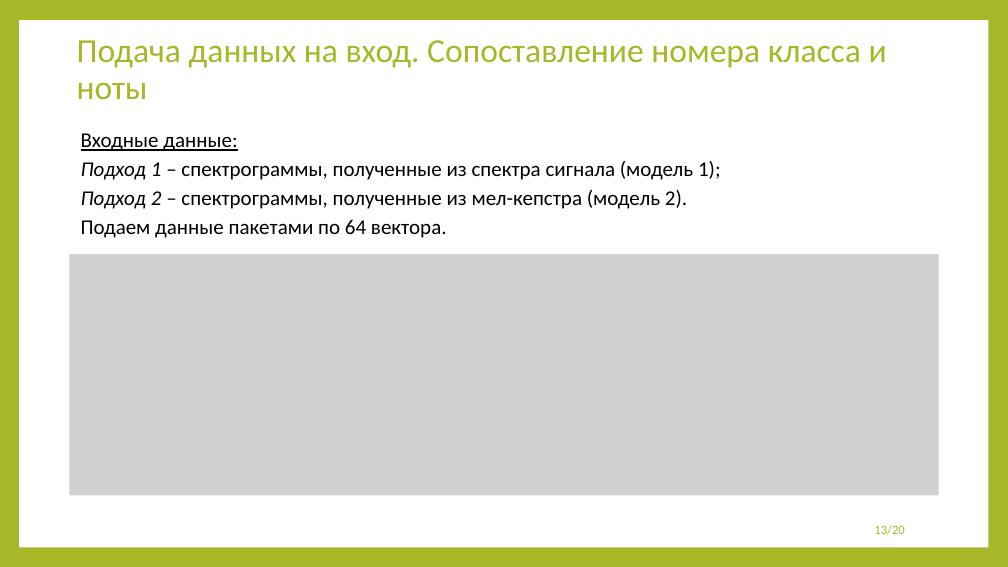
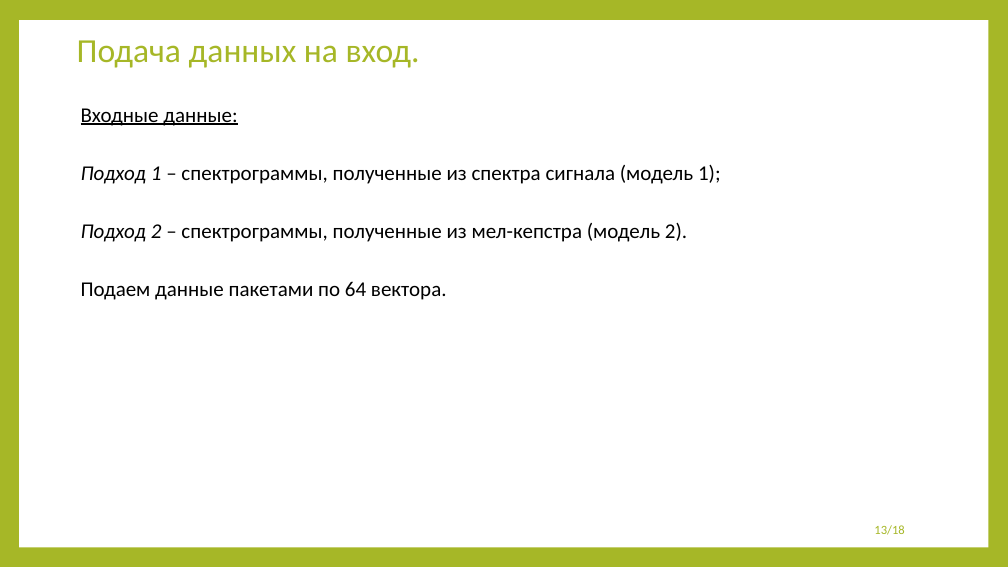
Before and after one commit to 13Fire13nyu/MasterDegree, a slide deck: slide 13 of presentation/presentation.pptx. Drawn at 1008x567 pixels with LibreOffice and Linux fonts; fonts in the diff are those of the drawing; grey boxes stand for pictures. Boxes give left, top, right and bottom in pixels: in the first picture for what was removed or moved away, otherwise in the second. Text is boxed around its words. In the diff, an @@ line names an element or a change of style, - is before the commit and + after.

```diff
--- a/presentation/presentation.pptx
+++ b/presentation/presentation.pptx
@@ title at (x1=77, y1=40, x2=420, y2=68): text changed @@
-Подача данных на вход. Сопоставление номера класса и ноты
+Подача данных на вход.
@@ text "Входные данные:" rewrapped from (x1=81, y1=133, x2=721, y2=238) to (x1=81, y1=108, x2=721, y2=300) @@
@@ picture removed at (x1=70, y1=254, x2=939, y2=495) @@
@@ page number at (x1=874, y1=525, x2=904, y2=535): text changed @@
-13/20
+13/18
```
Also in this commit, not shown: 12 other slides changed, 1 slide added, 1 slide removed, 4 other files.
